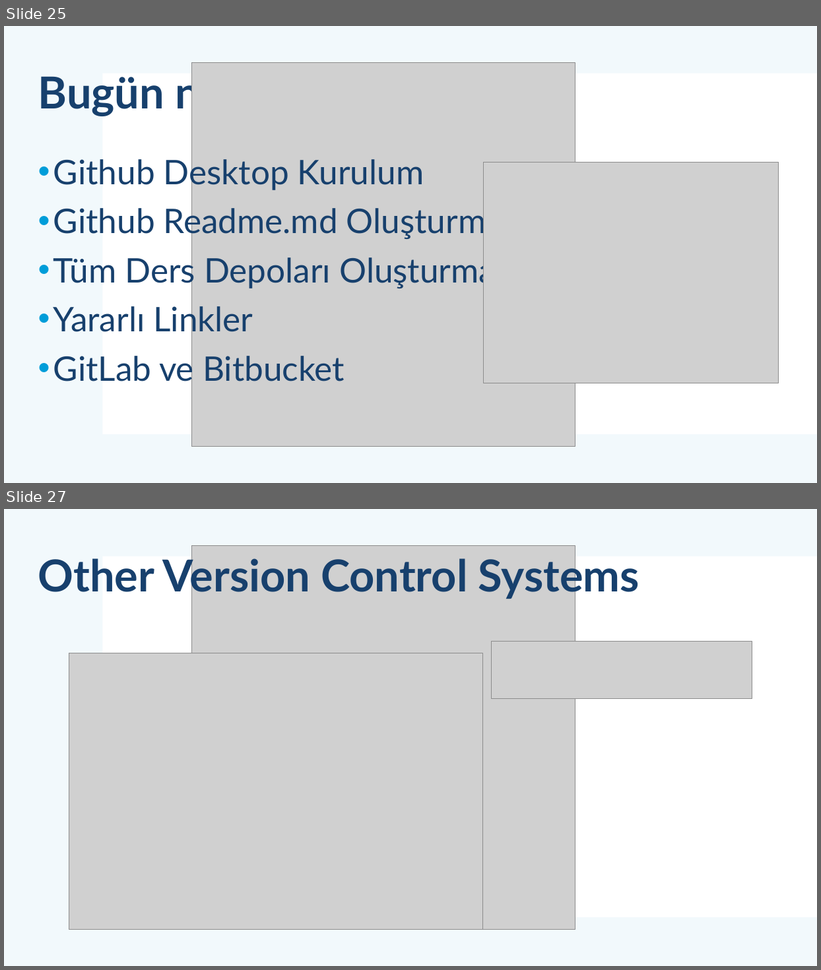
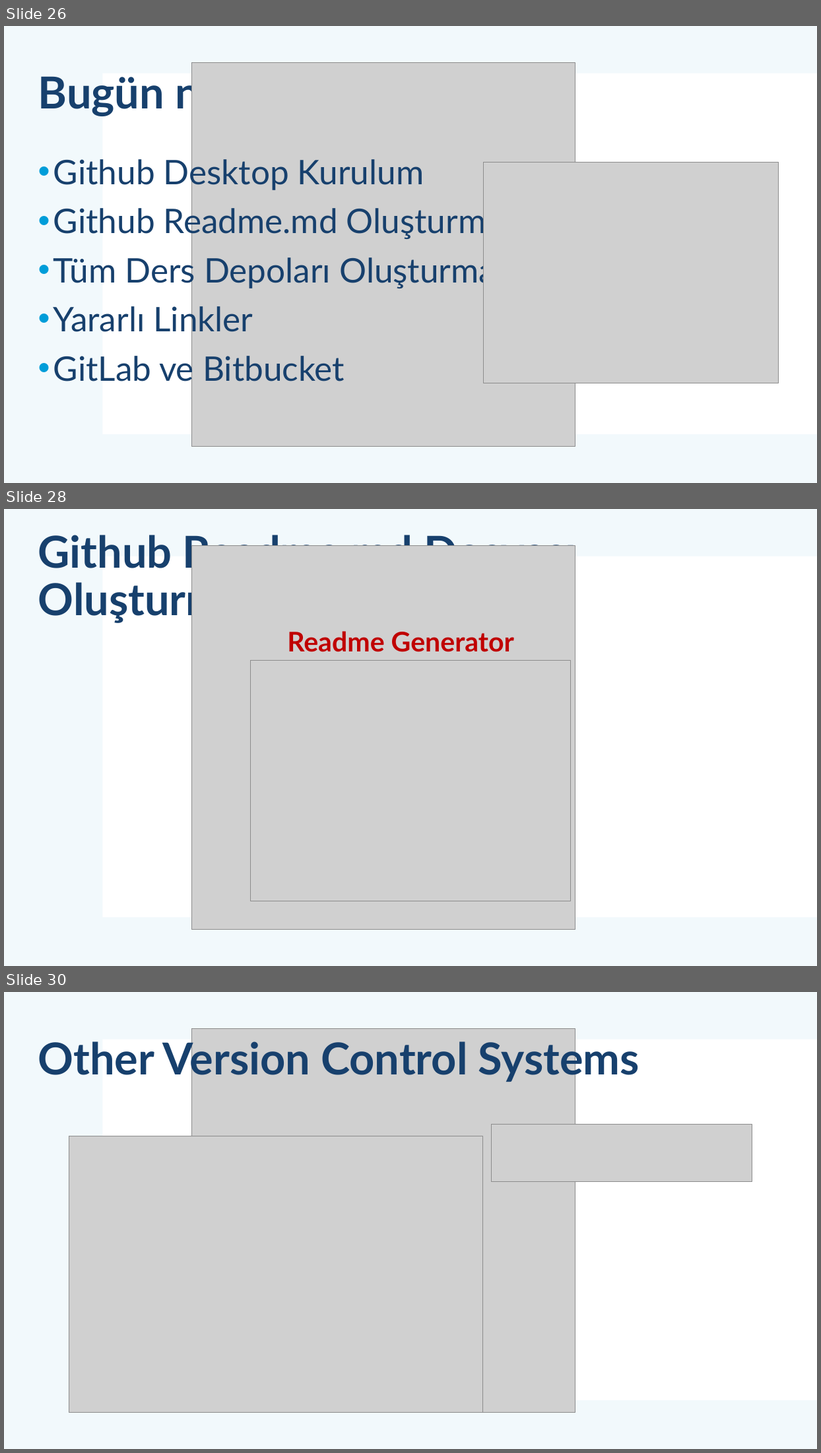
Before and after one commit to mehmetsungur/GitGithub, a slide deck: GitGithub.pptx. Shown one above the other, each under a label of ours: slides 25 and 27 before the commit, slides 26, 28 and 30 after it; the slides between them are not shown. The pictures are 821x970 and 821x1453 pixels, drawn with LibreOffice and Linux fonts; fonts in the diff are those of the drawing; grey boxes stand for pictures. Boxes give left, top, right and bottom in pixels: in the first picture for what was removed or moved away, otherwise in the second. Text is boxed around its words. In the diff, an @@ line names an element or a change of style, - is before the commit and + after.

```diff
--- a/GitGithub.pptx
+++ b/GitGithub.pptx
@@ slide 28 added at (x1=4, y1=509, x2=817, y2=966), background #FFFFFF; not listed: 2 template elements that a slide beside it also shows @@
@@ title added at (x1=38, y1=530, x2=577, y2=624), 52 pt, text #17406D, bold @@
+Github Readme.md Dosyası Oluşturma
@@ picture added at (x1=192, y1=545, x2=576, y2=929) @@
@@ text added at (x1=287, y1=631, x2=514, y2=652), 32 pt, text #C00000, bold @@
+Readme Generator
@@ picture added at (x1=250, y1=661, x2=571, y2=902) @@
@@ what was slide 25 is now slide 26 @@
@@ what was slide 27 is now slide 30 @@
```
Also in this commit, not shown: 1 slide changed, 3 other slides added, 3 slides removed, 1 other file.
